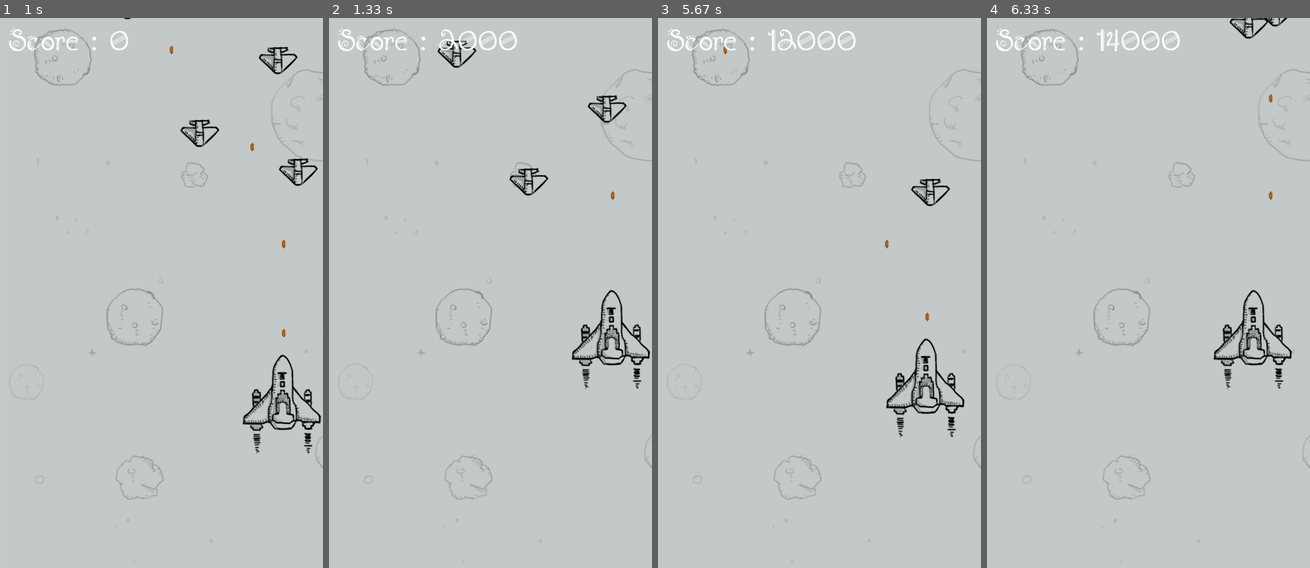
Above: before the commit, frames 1-4 (left to right).
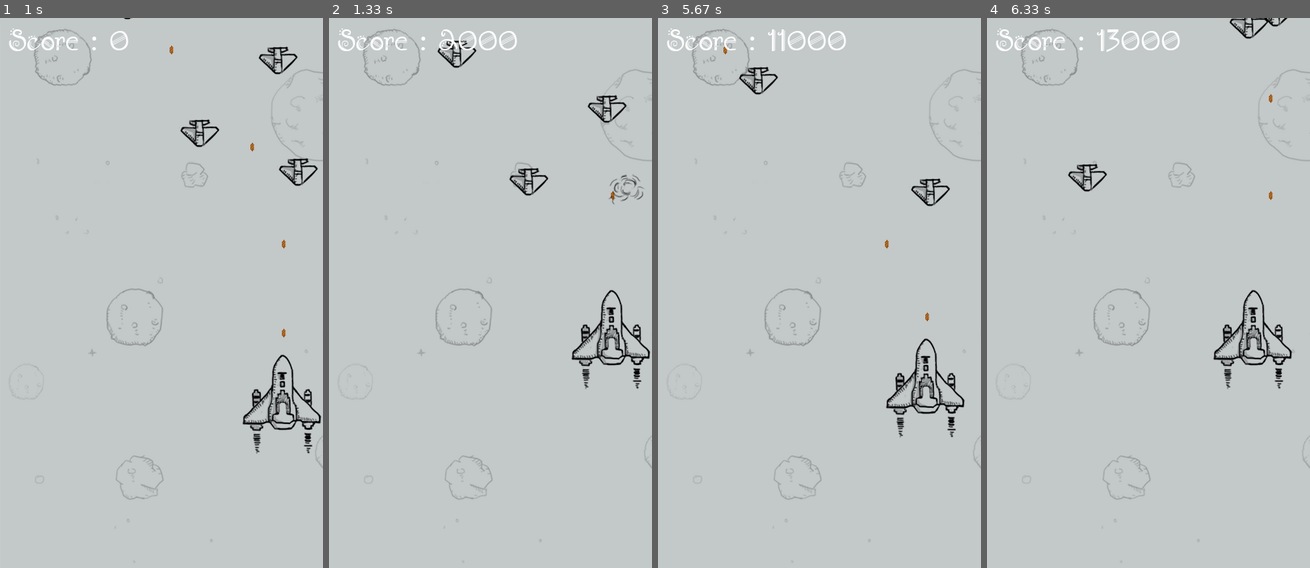
Above: after the commit, the same moments.

Repository: luhouxiang/planewar
Game: pygame game, started from main.py
Same seed, same stepped clock (60 frames per second), same inputs: the game is played once before the commit and once after it.
Inputs:
- Up to frame 1 (1 s): hold Right 0.33-0.8 s; hold Up from 0.83 s (still down)
- Up to frame 2 (1.33 s): release Up at 1.13 s
- Up to frame 3 (5.67 s): hold Left 1.67-2.2 s; hold Down 2.23-2.53 s; hold Up 3-3.37 s; hold Right 3.4-4.03 s; hold Left 4.47-4.93 s; hold Right 4.97-5.43 s; hold Up from 5.47 s (still down)
- Up to frame 4 (6.33 s): release Up at 5.77 s; hold Right 5.8-6.27 s; hold Left from 6.3 s (still down)

Frame 1 is identical in both runs. In frame 2, 0.2% of the frame differs, in the area x 86-98%, y 28-34%; in frame 3, 0.7%, in the area x 25-62%, y 2-14%; in frame 4, 0.3%.

Commit message:
Refactor: 抽象到各类中

Diff:
--- a/bullet.py
+++ b/bullet.py
@@ -1,11 +1,18 @@
 # -*- coding: utf-8 -*-
+
 import pygame
+from ground import Ground
 
 
 class Bullet(pygame.sprite.Sprite):
+    """
+    子弹类
+    """
+    num = 4
     sound = pygame.mixer.Sound("sound/bullet.wav")
     sound.set_volume(0.2)
     bullet1_index = 0
+    screen = Ground.get_screen()
 
     def __init__(self, position):
         pygame.sprite.Sprite.__init__(self)
@@ -34,3 +41,30 @@
     @classmethod
     def play_sound(cls):
         cls.sound.play()
+
+    @classmethod
+    def operation(cls, delay, me, enemies):
+        """
+        打子弹
+        :param bullets:
+        :param delay:
+        :param me:
+        :param enemies:
+        :return:
+        """
+        bullets = me.bullet_list
+        bullet_size = len(bullets)
+        if not (delay % 10):
+            Bullet.play_sound()
+            bullets[Bullet.bullet1_index].reset(me.rect.midtop)
+            Bullet.bullet1_index = (Bullet.bullet1_index + 1) % bullet_size
+
+        for b in bullets:
+            if b.active:
+                b.move()
+                cls.screen.blit(b.image, b.rect)
+                enemy_hit = pygame.sprite.spritecollide(b, enemies, False, pygame.sprite.collide_mask)
+                if enemy_hit:
+                    b.active = False
+                    for e in enemy_hit:
+                        e.active = False
--- a/enemy.py
+++ b/enemy.py
@@ -4,8 +4,18 @@
 from ground import Ground
 
 
+def gen_enemies(bg_size, num):
+    enemies = pygame.sprite.Group()
+    for i in range(num):
+        e1 = Enemy(bg_size)
+        enemies.add(e1)
+    return enemies
+
+
 class Enemy(pygame.sprite.Sprite):
-
+    """
+    敌机
+    """
     sound = pygame.mixer.Sound("sound/enemy1_down.wav")
     sound.set_volume(0.3)
     e1_destroy_index = 0
--- a/mygame.py
+++ b/mygame.py
@@ -5,10 +5,12 @@
 import sys
 from myplane import MyPlane
 from enemy import Enemy
+import enemy
 from bullet import Bullet
 from ground import Ground
 from score import Score
 from pygame.locals import QUIT
+
 
 class MyGame:
     bg_size = Ground.get_bg_size()
@@ -21,31 +23,19 @@
         pass
 
     @classmethod
-    def add_enemies(cls, enemy_list, num):
-        for i in range(num):
-            e1 = Enemy(cls.bg_size)
-            enemy_list.add(e1)
+    def start(cls):
 
-    @classmethod
-    def start(cls):
-        life_num = cls.life_num
         # 生成我方飞机
         me = MyPlane(cls.bg_size)
+        # 生成敌机
+
+        enemies = enemy.gen_enemies(cls.bg_size, 45)
 
         # 中弹图片索引
-
         MyPlane.me_destroy_index = 0
         Enemy.e1_destroy_index = 0
 
-        enemies = pygame.sprite.Group()
-        # 生成敌机
-        cls.add_enemies(enemies, 45)
-
-        # 生成普通子弹
-        bullet_list = []
-        for i in range(cls.bullet_num):
-            bullet_list.append(Bullet(me.rect.midtop))
-
+        life_num = MyPlane.life_num
         Score.reset()
 
         clock = pygame.time.Clock()
@@ -71,14 +61,10 @@
                 MyPlane.operation(me)
 
                 # 发射子弹
-                cls.opt_bullet(bullet_list, delay, me, enemies)
+                Bullet.operation(delay, me, enemies)
 
                 # 检测我方飞机是否被撞
-                enemies_down = pygame.sprite.spritecollide(me, enemies, False, pygame.sprite.collide_mask)
-                if enemies_down:
-                    me.active = False
-                    for e in enemies_down:
-                        e.active = False
+                cls.check_plane_crash(enemies, me)
 
                 # 绘制敌机
                 Enemy.draw(delay, enemies)
@@ -109,27 +95,9 @@
             clock.tick(60)
 
     @classmethod
-    def opt_bullet(cls, bullets, delay, me, enemies):
-        """
-        打子弹
-        :param bullets:
-        :param delay:
-        :param me:
-        :param enemies:
-        :return:
-        """
-        bullet_size = len(bullets)
-        if not (delay % 10):
-            Bullet.play_sound()
-            bullets[Bullet.bullet1_index].reset(me.rect.midtop)
-            Bullet.bullet1_index = (Bullet.bullet1_index + 1) % bullet_size
-
-        for b in bullets:
-            if b.active:
-                b.move()
-                cls.screen.blit(b.image, b.rect)
-                enemy_hit = pygame.sprite.spritecollide(b, enemies, False, pygame.sprite.collide_mask)
-                if enemy_hit:
-                    b.active = False
-                    for e in enemy_hit:
-                        e.active = False
+    def check_plane_crash(cls, enemies, me):
+        enemies_down = pygame.sprite.spritecollide(me, enemies, False, pygame.sprite.collide_mask)
+        if enemies_down:
+            me.active = False
+            for e in enemies_down:
+                e.active = False
--- a/myplane.py
+++ b/myplane.py
@@ -2,17 +2,22 @@
 import pygame
 from ground import Ground
 from pygame.locals import K_UP, K_DOWN, K_LEFT, K_RIGHT
+from bullet import Bullet
 
 
 class MyPlane(pygame.sprite.Sprite):
+    """
+    我方飞机
+    """
     sound = pygame.mixer.Sound("sound/me_down.wav")
     sound.set_volume(0.4)
     me_destroy_index = 0
+    life_num = 2
     screen = Ground.get_screen()
 
     def __init__(self, bg_size):
         pygame.sprite.Sprite.__init__(self)
-
+        # 生成普通子弹
         self.image1 = pygame.image.load("images/me1.png").convert_alpha()
         self.image2 = pygame.image.load("images/me2.png").convert_alpha()
         self.destroy_images = []
@@ -31,6 +36,10 @@
         self.speed = 10
         self.invincible = False
         self.mask = pygame.mask.from_surface(self.image1)
+
+        self.bullet_list = []
+        for i in range(Bullet.num):
+            self.bullet_list.append(Bullet(self.rect.midtop))
 
     def move_up(self):
         if self.rect.top > 0:
